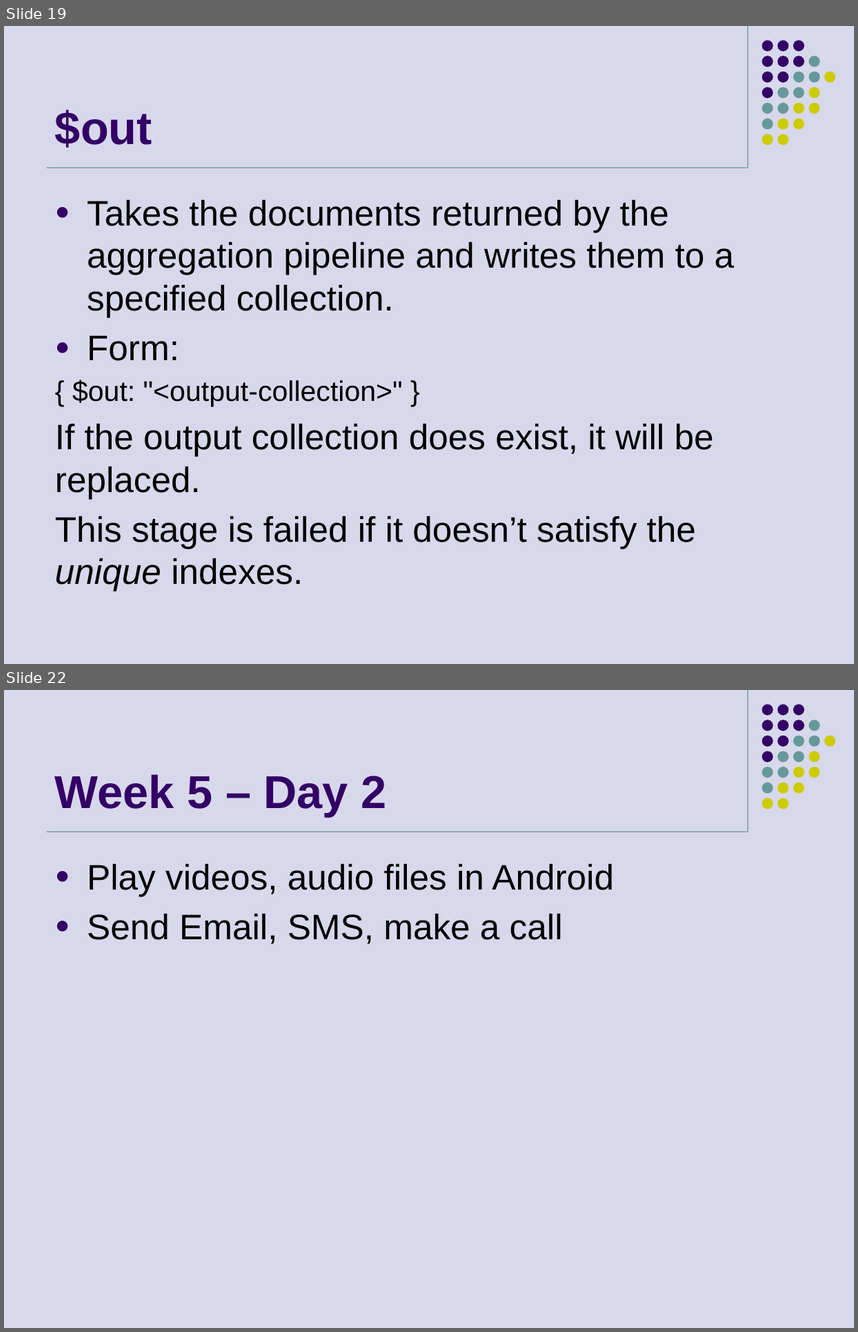
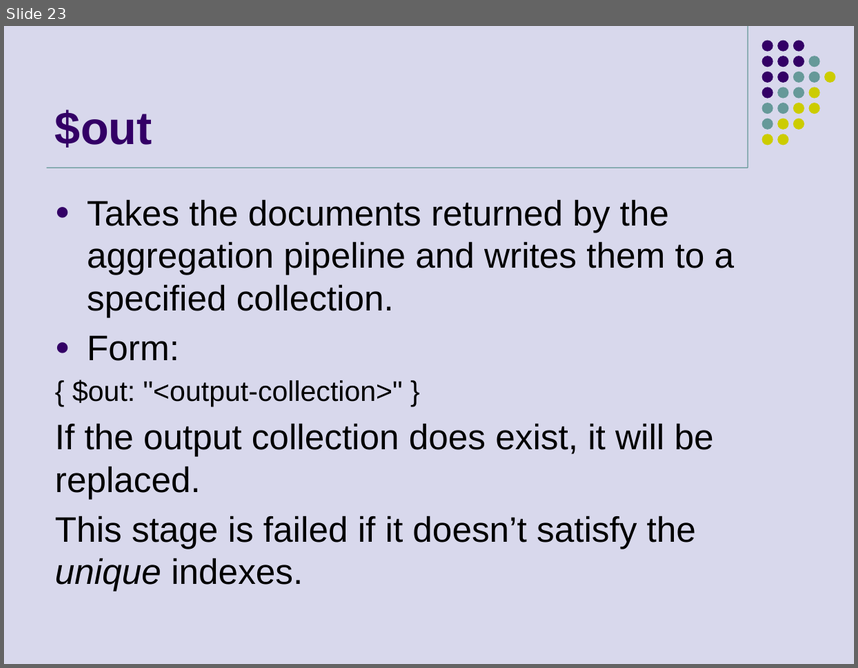
Before and after one commit to khuongdv/mongodb-dba-study, a slide deck: MongoDB Aggregation Framework.pptx. Shown one above the other, each under a label of ours: slides 19 and 22 before the commit, slide 23 after it; the slides between them are not shown. The pictures are 858x1332 and 858x668 pixels, drawn with LibreOffice and Linux fonts; fonts in the diff are those of the drawing. Boxes give left, top, right and bottom in pixels: in the first picture for what was removed or moved away, otherwise in the second. Text is boxed around its words. In the diff, an @@ line names an element or a change of style, - is before the commit and + after.

```diff
--- a/MongoDB Aggregation Framework.pptx
+++ b/MongoDB Aggregation Framework.pptx
@@ slide 22 removed at <box>4,690,854,1328</box>, background #D8D8EC; not listed: 33 template elements that a slide beside it also shows @@
@@ title removed at <box>55,774,387,816</box> @@
-Week 5 – Day 2
@@ text removed at <box>87,863,614,944</box> @@
-● Play videos, audio files in Android
-● Send Email, SMS, make a call
@@ what was slide 19 is now slide 23 @@
```
Also in this commit, not shown: 1 slide changed, 7 slides added, 4 other slides removed.
